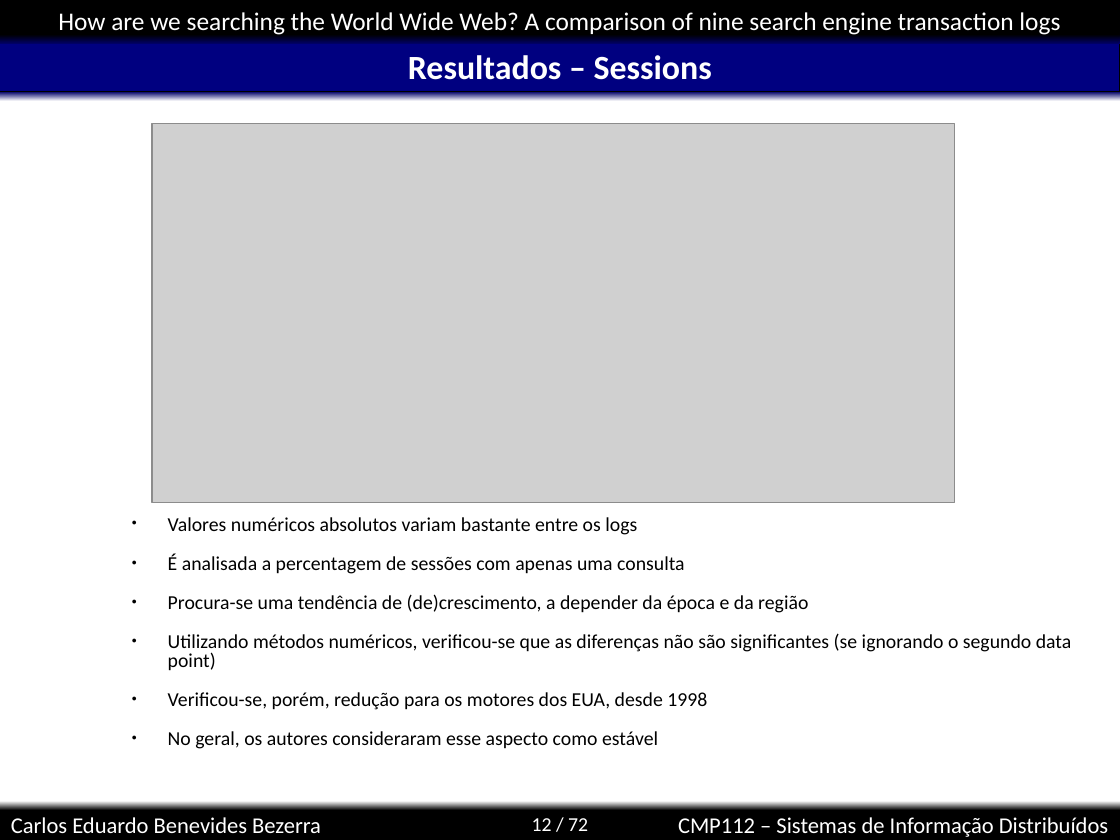
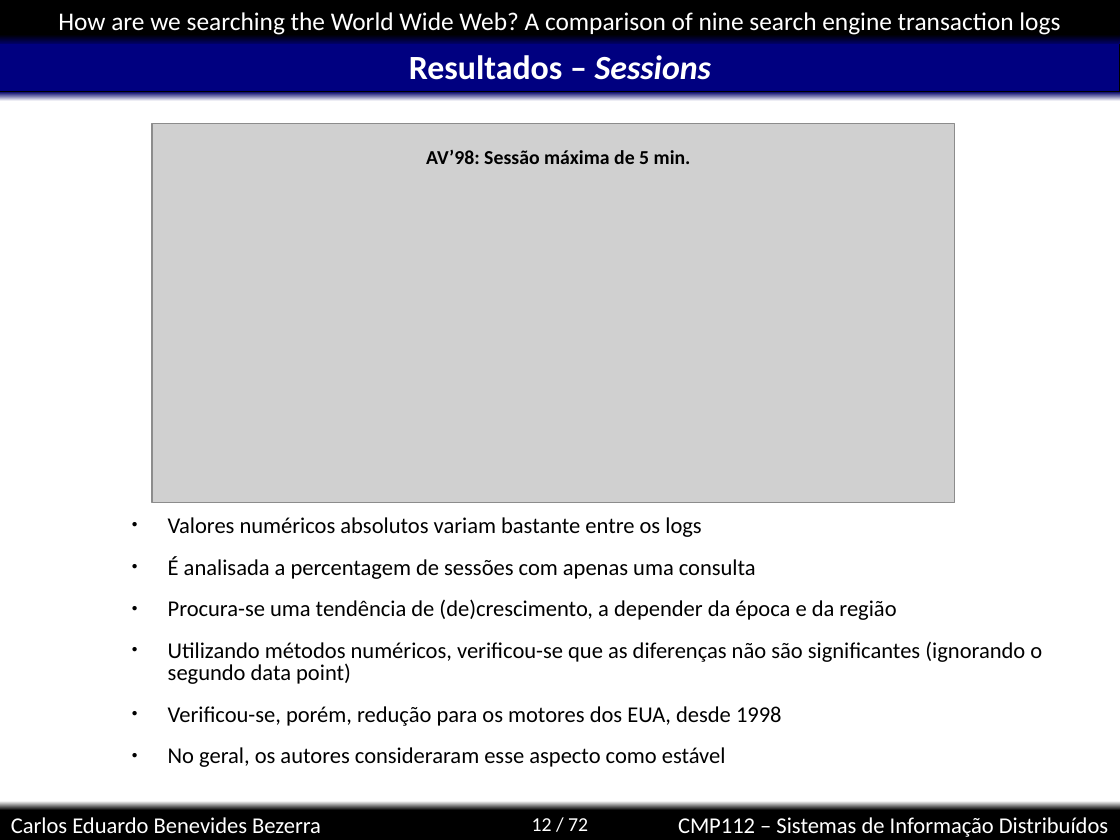
Before and after one commit to kdubezerra/kdubezerra, a slide deck: slide 12 of disciplinas/cmp112/artigohow.ppt. Drawn at 1120x840 pixels with LibreOffice and Linux fonts; fonts in the diff are those of the drawing; grey boxes stand for pictures; background and template pictures are left out. Boxes give left, top, right and bottom in pixels: in the first picture for what was removed or moved away, otherwise in the second. Text is boxed around its words. In the diff, an @@ line names an element or a change of style, - is before the commit and + after.

```diff
--- a/disciplinas/cmp112/artigohow.ppt
+++ b/disciplinas/cmp112/artigohow.ppt
@@ title "Resultados – Sessions" at (409, 55, 711, 80): italic on in "Sessions" @@
@@ text added at (426, 150, 691, 164), 14 pt, text #000000, bold @@
+AV’98: Sessão máxima de 5 min.
@@ text at (168, 517, 896, 767): size 14 to 16 pt in "Valores numéricos absolutos variam bastante entre os ...", "É analisada a percentagem de sessões com ...", "Procura-se uma tendência de (de)crescimento, a depender ...", "Verificou-se, porém, redução para os motores dos ..." and 1 more places @@
@@ text at (168, 642, 1042, 684): text changed; size 14 to 16 pt @@
-● Utilizando métodos numéricos, verificou-se que as diferenças não são significantes (se ignorando o segundo data point)
+● Utilizando métodos numéricos, verificou-se que as diferenças não são significantes (ignorando o segundo data point)
```
Also in this commit, not shown: 3 other slides changed, 2 slides added.
